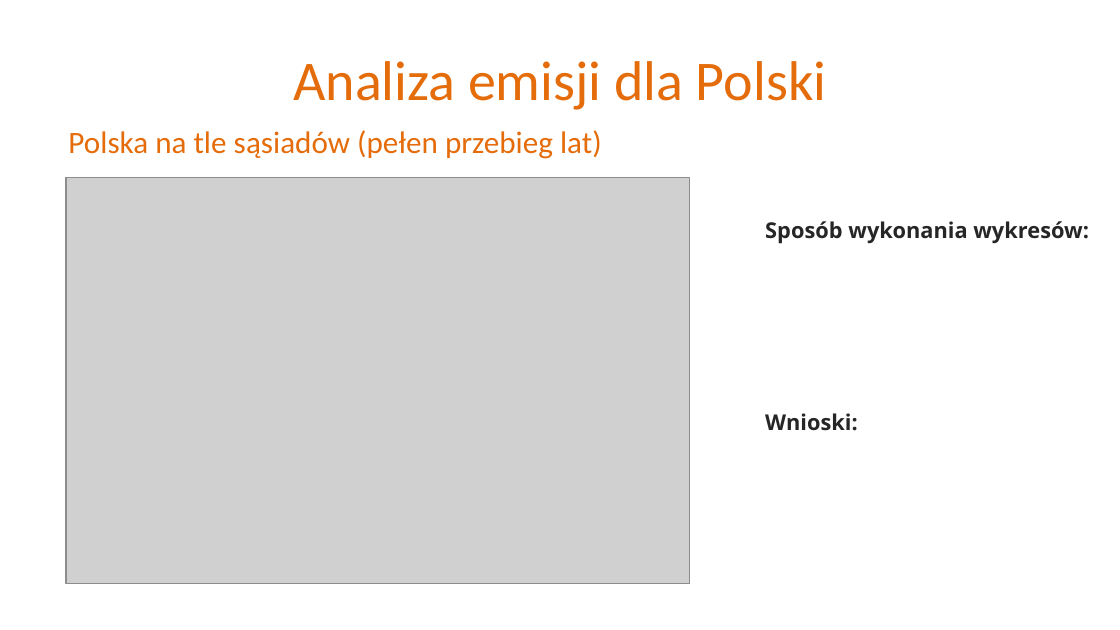
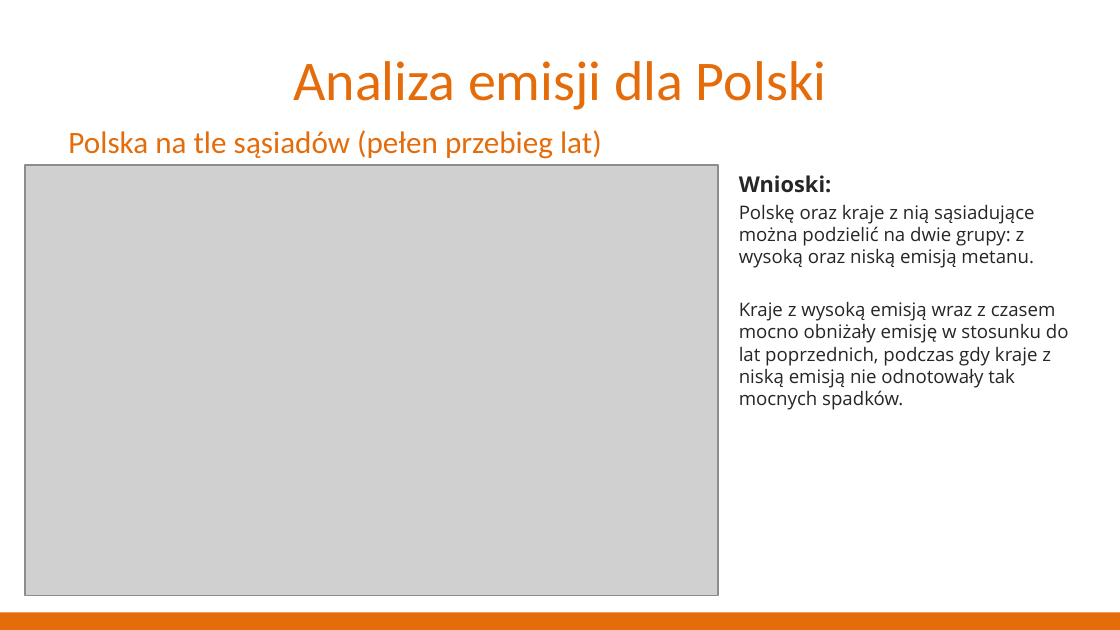
Before and after one commit to Sharkuu/R-project, a slide deck: slide 12 of Prezentacja.pptx (slide 13 before the commit). Drawn at 1120x630 pixels with LibreOffice and Linux fonts; fonts in the diff are those of the drawing; grey boxes stand for pictures; background and template pictures are left out. Boxes give left, top, right and bottom in pixels: in the first picture for what was removed or moved away, otherwise in the second. Text is boxed around its words. In the diff, an @@ line names an element or a change of style, - is before the commit and + after.

```diff
--- a/Prezentacja.pptx
+++ b/Prezentacja.pptx
@@ picture resized from (x1=66, y1=177, x2=689, y2=584) to (x1=25, y1=165, x2=718, y2=595) @@
@@ text "Wnioski:" moved from (x1=765, y1=413, x2=858, y2=431) to (x1=739, y1=175, x2=1069, y2=410) @@
@@ text at (x1=739, y1=205, x2=1069, y2=410): paragraphs added @@
+Polskę oraz kraje z nią sąsiadujące można podzielić na dwie grupy: z wysoką oraz niską emisją metanu.
+Kraje z wysoką emisją wraz z czasem mocno obniżały emisję w stosunku do lat poprzednich, podczas gdy kraje z niską emisją nie odnotowały tak mocnych spadków.
@@ text removed at (x1=765, y1=221, x2=1089, y2=244) @@
-Sposób wykonania wykresów:
@@ rectangle added at (x1=0, y1=613, x2=1120, y2=630), fill #E46C0A @@
```
Also in this commit, not shown: 13 other slides changed, 1 slide added, 2 slides removed.
